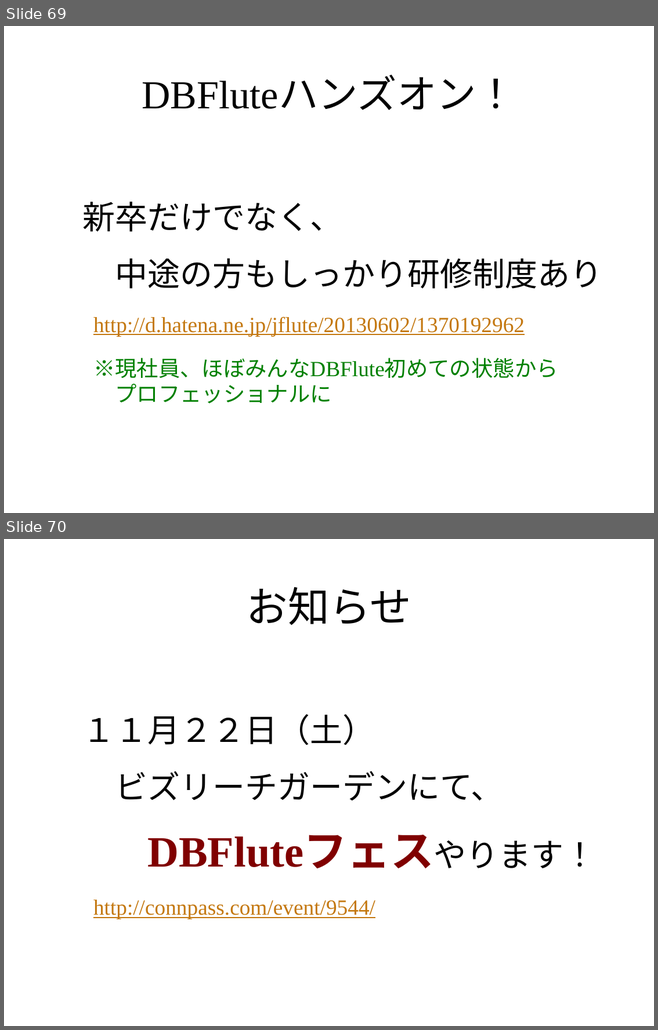
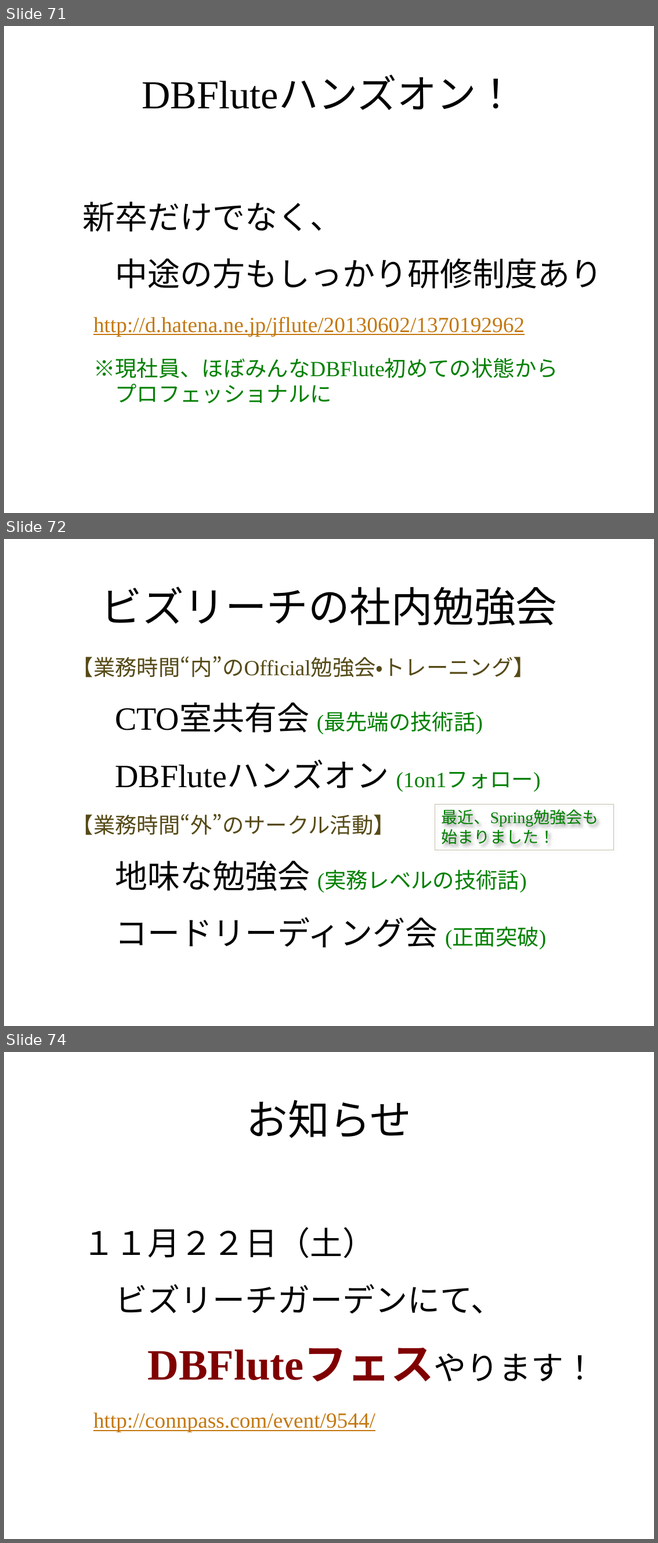
Before and after one commit to seasarorg/dbflute-office, a slide deck: dbflute-backstage/misc/session/jjug/jjug-bizreach-dbflute.pptx. Shown one above the other, each under a label of ours: slides 69 and 70 before the commit, slides 71, 72 and 74 after it; the slides between them are not shown. The pictures are 658x1030 and 658x1543 pixels, drawn with LibreOffice and Linux fonts; fonts in the diff are those of the drawing; background and template pictures are left out. Boxes give left, top, right and bottom in pixels: in the first picture for what was removed or moved away, otherwise in the second. Text is boxed around its words. In the diff, an @@ line names an element or a change of style, - is before the commit and + after.

```diff
--- a/dbflute-backstage/misc/session/jjug/jjug-bizreach-dbflute.pptx
+++ b/dbflute-backstage/misc/session/jjug/jjug-bizreach-dbflute.pptx
@@ slide 72 added at box(4, 539, 654, 1026), background picture (left out) @@
@@ title added at box(101, 587, 557, 626), 46 pt, text #000000 @@
+ビズリーチの社内勉強会
@@ text added at box(72, 656, 546, 949), 24 pt, text #564A17 @@
+【業務時間“内”のOfficial勉強会・トレーニング】
+CTO室共有会 (最先端の技術話)
+DBFluteハンズオン (1on1フォロー)
+【業務時間“外”のサークル活動】
+地味な勉強会 (実務レベルの技術話)
+コードリーディング会 (正面突破)
@@ rectangle added at box(435, 804, 614, 850), outline #827752 0.75 pt, 18 pt, text #008000 @@
+最近、Spring勉強会も始まりました！
@@ what was slide 69 is now slide 71 @@
@@ what was slide 70 is now slide 74 @@
```
Also in this commit, not shown: 1 slide changed, 4 other slides added.
